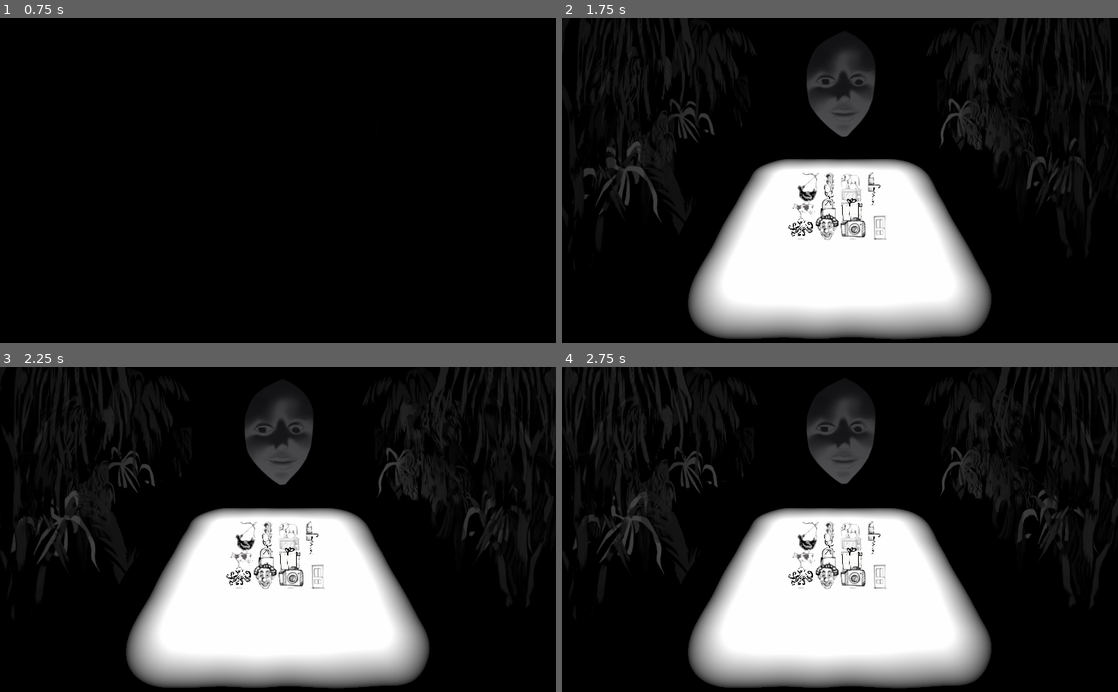
Above: before the commit, frames 1-4 (two rows, left to right).
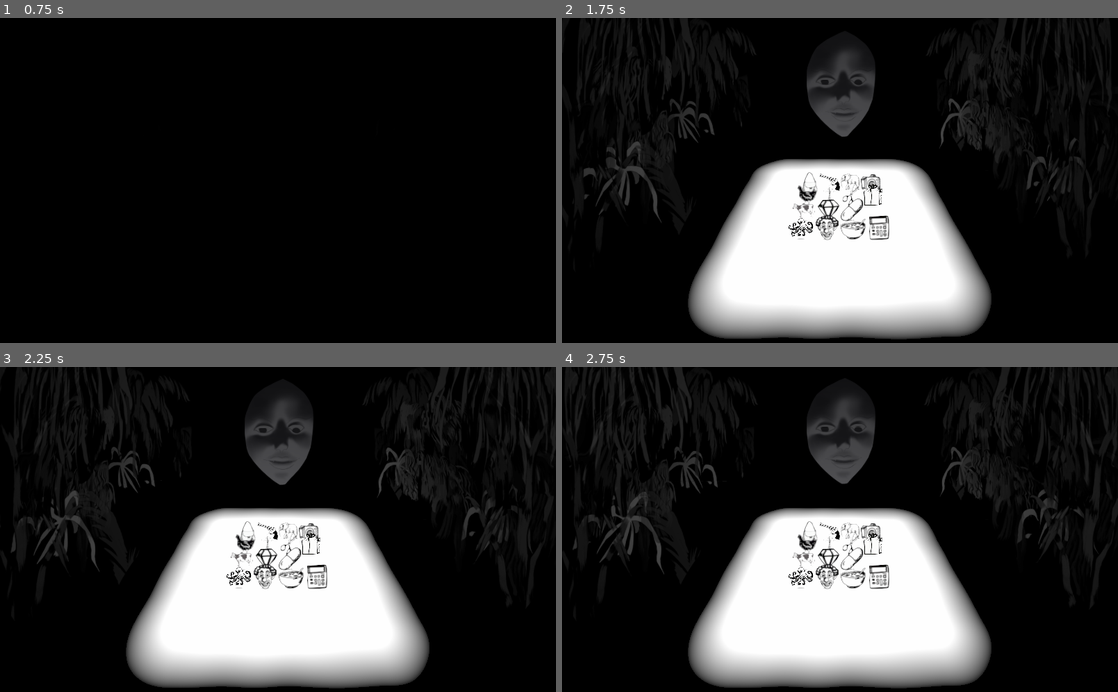
Above: after the commit, the same moments.

Repository: BoringStudio/Golova
Game: Godot game, scene res://game.tscn
The game is run twice, just before and just after one commit, with the same random seed, the same clock (stepped at 60 frames per second) and the same inputs. Sound files missing from this copy of the repository are replaced by a short silence.
Inputs (mouse positions are in pixels of both pictures, inside the frame that each line leads up to):
- Up to frame 1 (0.75 s): click "Start" at 0.5 s
- Up to frame 2 (1.75 s): move the mouse to (962, 164) at 1.27 s; press the mouse at (962, 164) at 1.28 s; hold Right (move_right) from 1.28 s (still down)
- Up to frame 3 (2.25 s): move the mouse to (166, 545) at 2.02 s; release Right (move_right) at 2.03 s; release the mouse at (166, 545) at 2.03 s; hold S (move_back) from 2.03 s (still down); click (166, 545) at 2.1 s
- Up to frame 4 (2.75 s): keep holding S (move_back)

Frame 1 is identical in both runs. In frame 2, 1.0% of the frame differs, in the area x 43-59%, y 18-69%; in frame 3, 1.0%; in frame 4, 1.0%.

Commit message:
Fix hints

Diff:
--- a/game.gd
+++ b/game.gd
@@ -10,10 +10,10 @@
 
 const LEVELS = [
 	{
-		solution = "Living things",
+		solution = "living things",
 		variants = [{
 			sequence = [Item.Chicken, Item.Elephant, Item.Octopus, Item.Clown, Item.Cow],
-			exclude = [Item.Cat, Item.Crab, Item.Ladybug],
+			exclude = [Item.Cat, Item.Crab, Item.Ladybug, Item.Cockroach],
 			hint = null,
 			rows = 4,
 			cols = 4,
@@ -21,7 +21,7 @@
 		}]
 	},
 	{
-		solution = "Things you can theoretically fit in your mouth",
+		solution = "things you can theoretically fit\nin your mouth",
 		variants = [{
 			sequence = [Item.Cockroach, Item.Dice, Item.Lipstick, Item.Money, Item.Eye],
 			exclude = [Item.Cat, Item.Crab, Item.Lamp, Item.Domino, Item.Paper, Item.Key, Item.Pill, Item.Lighter, Item.Compass, Item.Egg, Item.ChessPiece, Item.Nose, Item.Ladybug, Item.Strawberry, Item.AceOfSpades],
@@ -46,7 +46,7 @@
 		}]
 	},
 	{
-		solution = "Things you can open",
+		solution = "things you can open",
 		variants = [{
 			sequence = [Item.Eye, Item.Microwave, Item.Ambrella, Item.Chest, Item.BeerBottle, Item.Car],
 			exclude = [Item.Cat, Item.Crab, Item.Lock, Item.CashMachine, Item.Helicopter, Item.WindMill, Item.Mouth, Item.Elevator, Item.Camera, Item.Safe, Item.Bag, Item.Refrigirator, Item.Door, Item.Prezent, Item.Car, Item.WashingMachine],
@@ -71,7 +71,7 @@
 		}]
 	},
 	{
-		solution = "Rotating things",
+		solution = "totating things",
 		variants = [{
 			sequence = [Item.MerryGoRound, Item.Planet, Item.Bike, Item.Clock, Item.WashingMachine, Item.Revolver],
 			exclude = [Item.Cat, Item.Crab, Item.Lighter, Item.OfficeChair, Item.Lipstick, Item.Cannon, Item.Lighthouse, Item.Helicopter, Item.Drill, Item.Compass, Item.CorkScrew, Item.Wheel, Item.SpinningTop, Item.WheelChair, Item.WindMill, Item.ToiletPaper],
@@ -108,6 +108,7 @@
 onready var _pause_menu = $CanvasLayer/PauseMenu
 onready var _animation: AnimationPlayer = $AnimationPlayer
 onready var _hint: Label3D = $StaticBody/Hint
+onready var _preview: Label3D = $StaticBody/Preview
 
 export(float) var item_width = 1.0
 export(float) var item_height = 1.0
@@ -180,7 +181,6 @@
 		var drop_plane = Plane(Vector3(0, 1, 0), 0.1)
 		var mouse_origin = _camera.project_ray_origin(mouse_position)
 		var mouse_target = drop_plane.intersects_ray(mouse_origin, _camera.project_ray_normal(mouse_position))
-		_camera_target.global_transform.origin = mouse_target
 
 		var space_state = get_world().direct_space_state
 		var intersection = space_state.intersect_ray(
@@ -311,6 +311,22 @@
 		if victory:
 			_current_variant = 1000
 
+		var level = ""
+		if _current_level + 1 < LEVELS.size():
+			level = "Now. Level {0}".format([_current_level + 1])
+
+
+		_preview.text = "{0}, I was thinking about\n{1}.\n\n{2}".format([
+			"Yes" if victory else "Hehe",
+			current_level.solution,
+			level
+		])
+
+		if _current_level == 0:
+			variant.hint = _preview.text
+			_hint.text = variant.hint
+
+
 		if _current_variant + 1 < current_level.variants.size():
 			_current_variant += 1
 		elif _current_level + 1 < LEVELS.size():
--- a/game.tscn
+++ b/game.tscn
@@ -894,6 +894,42 @@
 "update": 0,
 "values": [ -10.0 ]
 }
+tracks/5/type = "value"
+tracks/5/path = NodePath("StaticBody/Hint:modulate")
+tracks/5/interp = 1
+tracks/5/loop_wrap = true
+tracks/5/imported = false
+tracks/5/enabled = true
+tracks/5/keys = {
+"times": PoolRealArray( 0 ),
+"transitions": PoolRealArray( 1 ),
+"update": 0,
+"values": [ Color( 0, 0, 0, 1 ) ]
+}
+tracks/6/type = "value"
+tracks/6/path = NodePath("StaticBody/Preview:visible")
+tracks/6/interp = 1
+tracks/6/loop_wrap = true
+tracks/6/imported = false
+tracks/6/enabled = true
+tracks/6/keys = {
+"times": PoolRealArray( 0 ),
+"transitions": PoolRealArray( 1 ),
+"update": 0,
+"values": [ false ]
+}
+tracks/7/type = "value"
+tracks/7/path = NodePath("StaticBody/Preview:modulate")
+tracks/7/interp = 1
+tracks/7/loop_wrap = true
+tracks/7/imported = false
+tracks/7/enabled = true
+tracks/7/keys = {
+"times": PoolRealArray( 0 ),
+"transitions": PoolRealArray( 1 ),
+"update": 0,
+"values": [ Color( 0, 0, 0, 1 ) ]
+}
 
 [sub_resource type="Animation" id=9]
 resource_name = "fade_in"
@@ -976,9 +1012,49 @@
 
 [sub_resource type="Animation" id=26]
 resource_name = "show_hint"
+length = 10.0
+tracks/0/type = "value"
+tracks/0/path = NodePath("StaticBody/Hint:visible")
+tracks/0/interp = 1
+tracks/0/loop_wrap = true
+tracks/0/imported = false
+tracks/0/enabled = true
+tracks/0/keys = {
+"times": PoolRealArray( 0, 10 ),
+"transitions": PoolRealArray( 1, 1 ),
+"update": 1,
+"values": [ true, false ]
+}
+tracks/1/type = "value"
+tracks/1/path = NodePath("StaticBody/Hint:modulate")
+tracks/1/interp = 2
+tracks/1/loop_wrap = true
+tracks/1/imported = false
+tracks/1/enabled = true
+tracks/1/keys = {
+"times": PoolRealArray( 0, 0.7, 9.4, 10 ),
+"transitions": PoolRealArray( 1, 1, 1, 1 ),
+"update": 0,
+"values": [ Color( 0, 0, 0, 0 ), Color( 0, 0, 0, 1 ), Color( 0, 0, 0, 1 ), Color( 0, 0, 0, 0 ) ]
+}
+tracks/2/type = "value"
+tracks/2/path = NodePath("Head:translation")
+tracks/2/interp = 2
+tracks/2/loop_wrap = true
+tracks/2/imported = false
+tracks/2/enabled = true
+tracks/2/keys = {
+"times": PoolRealArray( 0, 0.9, 1.2, 1.8, 2.2, 2.8, 3.2, 3.8, 4.2, 4.8, 5.2, 5.8, 6.2, 6.8, 7.2, 7.8, 8.2, 9.4 ),
+"transitions": PoolRealArray( 1, 1, 1, 1, 1, 1, 1, 1, 1, 1, 1, 1, 1, 1, 1, 1, 1, 1 ),
+"update": 0,
+"values": [ Vector3( 0, 0.436645, -6.94342 ), Vector3( -0.554923, 0.436645, -6.94342 ), Vector3( -0.555, 0.437, -6.943 ), Vector3( 0.555, 0.437, -6.943 ), Vector3( 0.555, 0.437, -6.943 ), Vector3( -0.554923, 0.436645, -6.94342 ), Vector3( -0.555, 0.437, -6.943 ), Vector3( 0.555, 0.437, -6.943 ), Vector3( 0.555, 0.437, -6.943 ), Vector3( -0.554923, 0.436645, -6.94342 ), Vector3( -0.555, 0.437, -6.943 ), Vector3( 0.555, 0.437, -6.943 ), Vector3( 0.555, 0.437, -6.943 ), Vector3( -0.554923, 0.436645, -6.94342 ), Vector3( -0.555, 0.437, -6.943 ), Vector3( 0.555, 0.437, -6.943 ), Vector3( 0.555, 0.437, -6.943 ), Vector3( 0, 0.436645, -6.94342 ) ]
+}
+
+[sub_resource type="Animation" id=29]
+resource_name = "show_level"
 length = 5.0
 tracks/0/type = "value"
-tracks/0/path = NodePath("StaticBody/Hint:visible")
+tracks/0/path = NodePath("StaticBody/Preview:visible")
 tracks/0/interp = 1
 tracks/0/loop_wrap = true
 tracks/0/imported = false
@@ -989,10 +1065,22 @@
 "update": 1,
 "values": [ true, false ]
 }
+tracks/1/type = "value"
+tracks/1/path = NodePath("StaticBody/Preview:modulate")
+tracks/1/interp = 1
+tracks/1/loop_wrap = true
+tracks/1/imported = false
+tracks/1/enabled = true
+tracks/1/keys = {
+"times": PoolRealArray( 0, 0.7, 4.4, 5 ),
+"transitions": PoolRealArray( 1, 1, 1, 1 ),
+"update": 0,
+"values": [ Color( 0, 0, 0, 0 ), Color( 0, 0, 0, 1 ), Color( 0, 0, 0, 1 ), Color( 0, 0, 0, 0 ) ]
+}
 
 [sub_resource type="Animation" id=27]
 resource_name = "win"
-length = 5.0
+length = 10.0
 tracks/0/type = "value"
 tracks/0/path = NodePath("Head:translation")
 tracks/0/interp = 1
@@ -1000,10 +1088,34 @@
 tracks/0/imported = false
 tracks/0/enabled = true
 tracks/0/keys = {
-"times": PoolRealArray( 0, 2.4, 5 ),
-"transitions": PoolRealArray( 1, 1, 1 ),
-"update": 0,
-"values": [ Vector3( 0, 0.436645, -6.94342 ), Vector3( 0, 0.436645, -18.0735 ), Vector3( 0, 0.436645, -6.94342 ) ]
+"times": PoolRealArray( 0, 1.4, 3, 8.5, 10 ),
+"transitions": PoolRealArray( 1, 1, 1, 1, 1 ),
+"update": 0,
+"values": [ Vector3( 0, 0.436645, -6.94342 ), Vector3( 0, 0.436645, -6.94342 ), Vector3( 0, 0.436645, -18.0735 ), Vector3( 0, 0.436645, -6.94342 ), Vector3( 0, 0.436645, -6.94342 ) ]
+}
+tracks/1/type = "value"
+tracks/1/path = NodePath("StaticBody/Preview:visible")
+tracks/1/interp = 1
+tracks/1/loop_wrap = true
+tracks/1/imported = false
+tracks/1/enabled = true
+tracks/1/keys = {
+"times": PoolRealArray( 0, 10 ),
+"transitions": PoolRealArray( 1, 1 ),
+"update": 1,
+"values": [ true, false ]
+}
+tracks/2/type = "value"
+tracks/2/path = NodePath("StaticBody/Preview:modulate")
+tracks/2/interp = 1
+tracks/2/loop_wrap = true
+tracks/2/imported = false
+tracks/2/enabled = true
+tracks/2/keys = {
+"times": PoolRealArray( 0, 0.7, 9.4, 10 ),
+"transitions": PoolRealArray( 1, 1, 1, 1 ),
+"update": 0,
+"values": [ Color( 0, 0, 0, 0 ), Color( 0, 0, 0, 1 ), Color( 0, 0, 0, 1 ), Color( 0, 0, 0, 0 ) ]
 }
 
 [sub_resource type="SpatialMaterial" id=20]
@@ -1059,6 +1171,14 @@
 text = "Hello world"
 font = SubResource( 25 )
 
+[node name="Preview" type="Label3D" parent="StaticBody"]
+transform = Transform( 1, 0, 0, 0, -4.37114e-08, 1, 0, -1, -4.37114e-08, 0, 0.01, 0 )
+visible = false
+render_priority = 10
+modulate = Color( 0, 0, 0, 1 )
+text = "Hello world"
+font = SubResource( 25 )
+
 [node name="Head" parent="." instance=ExtResource( 6 )]
 transform = Transform( 1, 0, 0, 0, 1, 0, 0, 0, 1, 0, 0.436645, -6.94342 )
 eye_target = NodePath("../CameraTarget")
@@ -1280,6 +1400,7 @@
 anims/fade_in = SubResource( 9 )
 anims/final = SubResource( 28 )
 anims/show_hint = SubResource( 26 )
+anims/show_level = SubResource( 29 )
 anims/win = SubResource( 27 )
 
 [node name="CanvasLayer" type="CanvasLayer" parent="."]
--- a/prefabs/head.gd
+++ b/prefabs/head.gd
@@ -90,7 +90,7 @@
 
 func _compute_eye_position(eye: Spatial, sprite: Spatial, target: Vector3):
 	var dir_to_target = target - eye.global_transform.origin
-	sprite.global_transform.origin = eye.global_transform.origin + dir_to_target.normalized() * 0.07
+	sprite.global_transform.origin = eye.global_transform.origin + dir_to_target.normalized() * 0.1
 
 
 func _on_animation_finished(_anim_name):
--- a/prefabs/head.tscn
+++ b/prefabs/head.tscn
@@ -313,3 +313,8 @@
 
 [node name="Audio" type="AudioStreamPlayer" parent="."]
 volume_db = -10.0
+
+[node name="OmniLight" type="OmniLight" parent="."]
+transform = Transform( 1, 0, 0, 0, 1, 0, 0, 0, 1, 0, 3.35379, 0 )
+visible = false
+omni_range = 13.0968
Not shown: 1 places in game.tscn that only renumber resources
